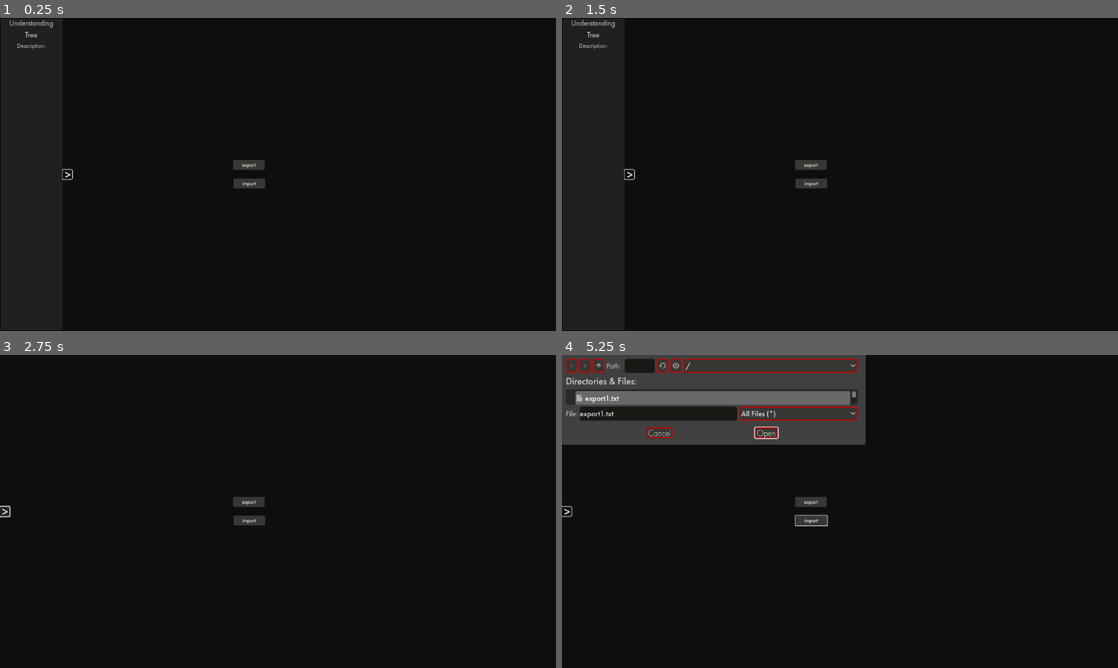
Above: before the commit, frames 1-4 (two rows, left to right).
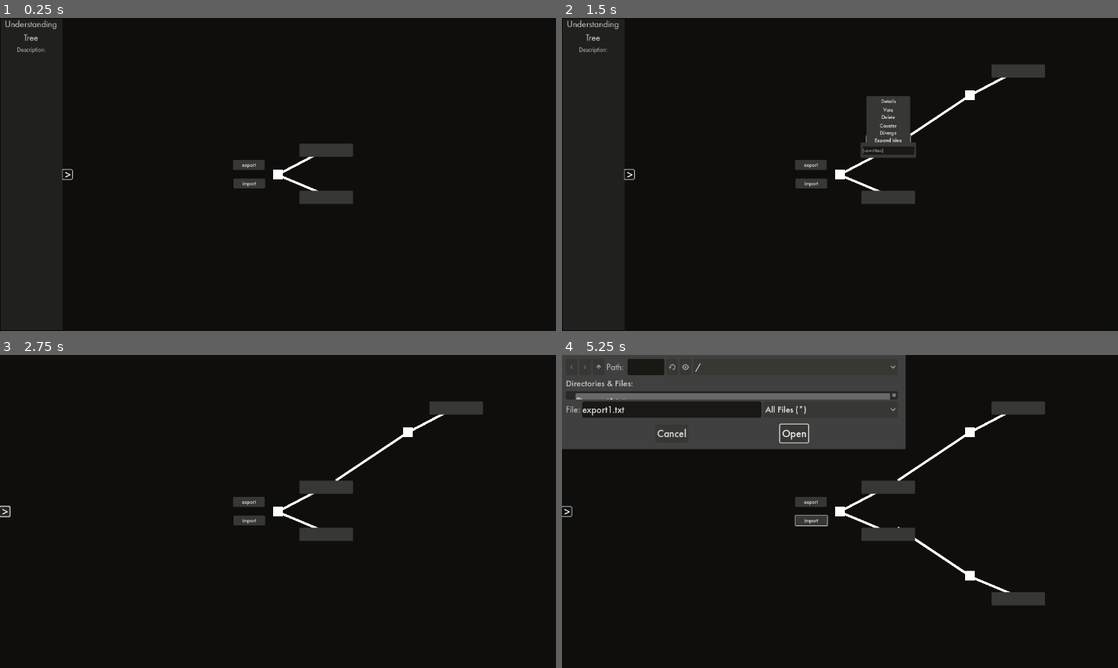
Above: after the commit, the same moments.

Repository: eqgy/understandingtree
Game: Godot game, scene res://understanding tree.tscn
The game is run twice, just before and just after one commit, with the same random seed, the same clock (stepped at 60 frames per second) and the same inputs.
Inputs (mouse positions are in pixels of both pictures, inside the frame that each line leads up to):
- Up to frame 1 (0.25 s): no input
- Up to frame 2 (1.5 s): click (890, 149) at 0.52 s; click (890, 140) at 1.25 s, where only the run after the commit has a clickable "Expand Idea"
- Up to frame 3 (2.75 s): click (66, 511) at 2 s
- Up to frame 4 (5.25 s): click (890, 533) at 2.77 s; click (890, 545) at 3.5 s, where only the run after the commit has a clickable "Expand"; click "export" at 4.25 s; click "import" at 5 s

The runs differ from the first frame. In frame 1, 1.2% of the frame differs, in the area x 1-64%, y 0-60%; in frame 2, 2.8%; in frame 3, 1.6%; in frame 4, 8.6%, in the area x 0-87%, y 0-80%.
Error before the commit: Invalid type in function 'store_string' in base 'FileAccess'. Cannot convert argument 1 from Nil to String. (res://tree)

Commit message:
Revert "Merge branch 'master' of https://github.com/eqgy/understandingtree"
This reverts commit 0db6e553e376c19a9f657738924a7b3cf406c12a, reversing
changes made to 71a826d378a6d7bf4bc246b4cfc5531e2ac457ac.

Diff:
--- a/application iterations/iteration 1/a node.tscn
+++ b/application iterations/iteration 1/a node.tscn
@@ -1,11 +1,10 @@
-[gd_scene load_steps=14 format=3 uid="uid://biijdxa5vbai2"]
+[gd_scene load_steps=15 format=3 uid="uid://biijdxa5vbai2"]
 
 [ext_resource type="Script" path="res://a_node.gd" id="1_lkhld"]
 [ext_resource type="Theme" uid="uid://bosbvfdtv48xf" path="res://node theme.tres" id="1_ssop8"]
 [ext_resource type="Script" path="res://leaf.gd" id="2_g56ri"]
-[ext_resource type="Theme" uid="uid://cds065iq12qql" path="res://solution_theme.tres" id="2_kicbh"]
+[ext_resource type="Script" path="res://label.gd" id="4_jeh8l"]
 [ext_resource type="Script" path="res://add_branch_button.gd" id="4_pq1f4"]
-[ext_resource type="Theme" uid="uid://bs0cajhbjb6g7" path="res://problem_theme.tres" id="4_xkqwe"]
 [ext_resource type="Script" path="res://delete.gd" id="5_iskqk"]
 [ext_resource type="Script" path="res://line_edit_details.gd" id="5_mb0gu"]
 [ext_resource type="Script" path="res://line_edit.gd" id="6_3ocxf"]
@@ -50,7 +49,7 @@
 grow_vertical = 2
 size_flags_horizontal = 4
 size_flags_vertical = 4
-theme = ExtResource("2_kicbh")
+theme = ExtResource("1_ssop8")
 toggle_mode = true
 script = ExtResource("2_g56ri")
 metadata/_edit_use_anchors_ = true
@@ -107,7 +106,6 @@
 offset_top = -129.0
 offset_right = 202.0
 offset_bottom = -89.0
-theme = ExtResource("1_ssop8")
 text = "Delete"
 script = ExtResource("5_iskqk")
 
@@ -118,9 +116,16 @@
 offset_top = -159.0
 offset_right = 202.0
 offset_bottom = -119.0
-theme = ExtResource("1_ssop8")
 text = "Vote"
 script = ExtResource("5_iskqk")
+
+[node name="Slider" parent="solution" instance=ExtResource("6_pnrlj")]
+visible = false
+layout_mode = 0
+offset_left = -84.0
+offset_top = -270.0
+offset_right = 18.0
+offset_bottom = -170.0
 
 [node name="LineEdit" type="LineEdit" parent="solution"]
 visible = false
@@ -135,13 +140,44 @@
 drag_and_drop_selection_enabled = false
 script = ExtResource("6_3ocxf")
 
-[node name="Slider" parent="solution" instance=ExtResource("6_pnrlj")]
-visible = false
-layout_mode = 0
-offset_left = -129.0
-offset_top = -29.0
-offset_right = -27.0
-offset_bottom = 71.0
+[node name="Details" type="Button" parent="solution"]
+visible = false
+layout_mode = 0
+offset_left = 21.0
+offset_top = -197.0
+offset_right = 202.0
+offset_bottom = -152.0
+text = "Details"
+script = ExtResource("8_6qqdu")
+
+[node name="Label" type="Label" parent="solution"]
+visible = false
+z_index = 4
+layout_mode = 0
+offset_left = -201.0
+offset_top = -208.0
+offset_right = -37.0
+offset_bottom = -2.0
+script = ExtResource("4_jeh8l")
+
+[node name="LineEdit_details" type="LineEdit" parent="solution/Label"]
+visible = false
+z_index = 4
+offset_left = -2.0
+offset_top = -2.0
+offset_right = 164.0
+offset_bottom = 204.0
+placeholder_text = "(unwritten)"
+script = ExtResource("5_mb0gu")
+
+[node name="ColorRect" type="ColorRect" parent="solution/Label"]
+z_index = 3
+layout_mode = 0
+offset_left = -1.0
+offset_top = -1.0
+offset_right = 162.0
+offset_bottom = 203.0
+color = Color(0.212305, 0.212305, 0.212305, 1)
 
 [node name="problem" type="Button" parent="."]
 z_index = 2
@@ -159,7 +195,7 @@
 grow_vertical = 2
 size_flags_horizontal = 4
 size_flags_vertical = 4
-theme = ExtResource("4_xkqwe")
+theme = ExtResource("1_ssop8")
 toggle_mode = true
 script = ExtResource("2_g56ri")
 metadata/_edit_use_anchors_ = true
@@ -240,7 +276,6 @@
 offset_top = 147.0
 offset_right = 199.0
 offset_bottom = 187.0
-theme = ExtResource("1_ssop8")
 text = "Delete
 "
 script = ExtResource("5_iskqk")
@@ -252,10 +287,17 @@
 offset_top = 177.0
 offset_right = 199.0
 offset_bottom = 217.0
-theme = ExtResource("1_ssop8")
 text = "Vote
 "
 script = ExtResource("5_iskqk")
+
+[node name="Slider" parent="problem" instance=ExtResource("6_pnrlj")]
+visible = false
+layout_mode = 0
+offset_left = -92.0
+offset_top = 244.0
+offset_right = 10.0
+offset_bottom = 344.0
 
 [node name="LineEdit" type="LineEdit" parent="problem"]
 visible = false
@@ -270,13 +312,15 @@
 drag_and_drop_selection_enabled = false
 script = ExtResource("6_3ocxf")
 
-[node name="Slider" parent="problem" instance=ExtResource("6_pnrlj")]
-visible = false
-layout_mode = 0
-offset_left = -130.0
-offset_top = -23.0
-offset_right = -28.0
-offset_bottom = 77.0
+[node name="Details" type="Button" parent="problem"]
+visible = false
+offset_left = 18.0
+offset_top = 213.0
+offset_right = 199.0
+offset_bottom = 258.0
+text = "Details
+"
+script = ExtResource("8_6qqdu")
 
 [node name="ColorRect" type="ColorRect" parent="."]
 anchors_preset = 8
--- a/application iterations/iteration 1/export prompt.tscn
+++ b/application iterations/iteration 1/export prompt.tscn
@@ -1,6 +1,6 @@
 [gd_scene load_steps=2 format=3 uid="uid://neem1u8tbw7y"]
 
-[ext_resource type="Theme" uid="uid://bs0cajhbjb6g7" path="res://problem_theme.tres" id="1_5qf17"]
+[ext_resource type="Theme" uid="uid://bosbvfdtv48xf" path="res://node theme.tres" id="1_2fger"]
 
 [node name="ExportPrompt" type="Node2D"]
 
@@ -17,7 +17,7 @@
 offset_bottom = 112.0
 grow_horizontal = 2
 grow_vertical = 2
-theme = ExtResource("1_5qf17")
+theme = ExtResource("1_2fger")
 
 [node name="LineEdit" type="LineEdit" parent="ColorRect"]
 layout_mode = 1
@@ -32,7 +32,7 @@
 offset_bottom = 15.5
 grow_horizontal = 2
 grow_vertical = 2
-theme = ExtResource("1_5qf17")
+theme = ExtResource("1_2fger")
 placeholder_text = "name of file"
 alignment = 1
 
@@ -49,7 +49,7 @@
 offset_bottom = -25.0
 grow_horizontal = 2
 grow_vertical = 2
-theme = ExtResource("1_5qf17")
+theme = ExtResource("1_2fger")
 theme_override_font_sizes/font_size = 24
 text = "export as?"
 horizontal_alignment = 1
@@ -60,5 +60,5 @@
 offset_top = 180.0
 offset_right = 407.5
 offset_bottom = 211.0
-theme = ExtResource("1_5qf17")
+theme = ExtResource("1_2fger")
 text = "okay"
--- a/application iterations/iteration 1/problem_theme.tres
+++ /dev/null
@@ -1,86 +0,0 @@
-[gd_resource type="Theme" load_steps=9 format=3 uid="uid://bs0cajhbjb6g7"]
-
-[ext_resource type="FontFile" uid="uid://d3ftebbowlidb" path="res://Futura Light.ttf" id="1_x2dgw"]
-[ext_resource type="FontFile" uid="uid://pysn54ei55sn" path="res://futura-pt-cufonfonts/FuturaCyrillicBook.ttf" id="2_3voul"]
-[ext_resource type="FontFile" uid="uid://c140ss75l0y8h" path="res://futura-pt-cufonfonts/FuturaCyrillicMedium.ttf" id="3_i0ak2"]
-
-[sub_resource type="StyleBoxFlat" id="StyleBoxFlat_olyi6"]
-bg_color = Color(0.215686, 0.215686, 0.203922, 1)
-border_width_left = 2
-border_width_top = 2
-border_width_right = 2
-border_width_bottom = 2
-border_color = Color(0.796078, 0, 0, 1)
-corner_radius_top_left = 4
-corner_radius_top_right = 4
-corner_radius_bottom_right = 4
-corner_radius_bottom_left = 4
-expand_margin_left = 4.0
-expand_margin_top = 4.0
-expand_margin_right = 4.0
-expand_margin_bottom = 4.0
-
-[sub_resource type="StyleBoxFlat" id="StyleBoxFlat_g4ers"]
-content_margin_left = 4.0
-content_margin_top = 4.0
-content_margin_right = 4.0
-content_margin_bottom = 4.0
-bg_color = Color(0.217201, 0.215881, 0.204473, 1)
-border_width_left = 2
-border_width_top = 2
-border_width_right = 2
-border_width_bottom = 2
-border_color = Color(0.794399, 3.22476e-06, 9.62615e-07, 1)
-corner_radius_top_left = 4
-corner_radius_top_right = 4
-corner_radius_bottom_right = 4
-corner_radius_bottom_left = 4
-
-[sub_resource type="StyleBoxFlat" id="StyleBoxFlat_xbbqy"]
-bg_color = Color(0.215686, 0.215686, 0.203922, 1)
-border_width_left = 2
-border_width_top = 2
-border_width_right = 2
-border_width_bottom = 2
-border_color = Color(0.796078, 0, 0, 1)
-corner_radius_top_left = 4
-corner_radius_top_right = 4
-corner_radius_bottom_right = 4
-corner_radius_bottom_left = 4
-expand_margin_left = 4.0
-expand_margin_top = 4.0
-expand_margin_right = 4.0
-expand_margin_bottom = 4.0
-
-[sub_resource type="StyleBoxFlat" id="StyleBoxFlat_xji1o"]
-bg_color = Color(0.10259, 0.0952795, 0.0840824, 1)
-corner_radius_top_left = 4
-corner_radius_top_right = 4
-corner_radius_bottom_right = 4
-corner_radius_bottom_left = 4
-
-[sub_resource type="StyleBoxFlat" id="StyleBoxFlat_b1ny6"]
-bg_color = Color(0.0613635, 0.0555308, 0.0467816, 1)
-border_width_left = 1
-border_width_top = 1
-border_width_right = 1
-border_width_bottom = 1
-border_color = Color(0, 0, 0, 1)
-corner_radius_top_left = 4
-corner_radius_top_right = 4
-corner_radius_bottom_right = 4
-corner_radius_bottom_left = 4
-
-[resource]
-default_font = ExtResource("3_i0ak2")
-Button/font_sizes/font_size = 16
-Button/fonts/font = ExtResource("1_x2dgw")
-Button/styles/hover = SubResource("StyleBoxFlat_olyi6")
-Button/styles/normal = SubResource("StyleBoxFlat_g4ers")
-Button/styles/pressed = SubResource("StyleBoxFlat_xbbqy")
-Label/colors/font_color = Color(0.791999, 0.791999, 0.791999, 1)
-Label/fonts/font = ExtResource("2_3voul")
-LineEdit/font_sizes/font_size = 16
-LineEdit/fonts/font = ExtResource("3_i0ak2")
-LineEdit/styles/normal = SubResource("StyleBoxFlat_xji1o")
-Panel/styles/panel = SubResource("StyleBoxFlat_b1ny6")
--- a/application iterations/iteration 1/sidebar.tscn
+++ b/application iterations/iteration 1/sidebar.tscn
@@ -1,7 +1,7 @@
 [gd_scene load_steps=6 format=3 uid="uid://c1rbava0y5b7y"]
 
 [ext_resource type="Script" path="res://sidebar.gd" id="1_bebx6"]
-[ext_resource type="Theme" uid="uid://bs0cajhbjb6g7" path="res://problem_theme.tres" id="2_j0nxx"]
+[ext_resource type="Theme" uid="uid://bosbvfdtv48xf" path="res://node theme.tres" id="1_unxxk"]
 
 [sub_resource type="StyleBoxEmpty" id="StyleBoxEmpty_bj12d"]
 
@@ -57,14 +57,14 @@
 
 [node name="Label" type="Label" parent="MarginContainer/HBoxContainer/VBoxContainer"]
 layout_mode = 2
-theme = ExtResource("2_j0nxx")
+theme = ExtResource("1_unxxk")
 text = "Understanding
 Tree"
 horizontal_alignment = 1
 
 [node name="Label2" type="Label" parent="MarginContainer/HBoxContainer/VBoxContainer"]
 layout_mode = 2
-theme = ExtResource("2_j0nxx")
+theme = ExtResource("1_unxxk")
 theme_override_font_sizes/font_size = 13
 text = "Description:
 "
@@ -91,7 +91,7 @@
 
 [node name="Button" type="Button" parent="MarginContainer/HBoxContainer/VBoxContainer/Buttons"]
 layout_mode = 2
-theme = ExtResource("2_j0nxx")
+theme = ExtResource("1_unxxk")
 theme_override_font_sizes/font_size = 16
 text = "ai suggestions"
 
--- a/application iterations/iteration 1/solution_theme.tres
+++ /dev/null
@@ -1,86 +0,0 @@
-[gd_resource type="Theme" load_steps=9 format=3 uid="uid://cds065iq12qql"]
-
-[ext_resource type="FontFile" uid="uid://d3ftebbowlidb" path="res://Futura Light.ttf" id="1_xlqxx"]
-[ext_resource type="FontFile" uid="uid://pysn54ei55sn" path="res://futura-pt-cufonfonts/FuturaCyrillicBook.ttf" id="2_ski2m"]
-[ext_resource type="FontFile" uid="uid://c140ss75l0y8h" path="res://futura-pt-cufonfonts/FuturaCyrillicMedium.ttf" id="3_nngfc"]
-
-[sub_resource type="StyleBoxFlat" id="StyleBoxFlat_olyi6"]
-bg_color = Color(0.215686, 0.215686, 0.203922, 1)
-border_width_left = 2
-border_width_top = 2
-border_width_right = 2
-border_width_bottom = 2
-border_color = Color(0, 1, 0.337255, 1)
-corner_radius_top_left = 4
-corner_radius_top_right = 4
-corner_radius_bottom_right = 4
-corner_radius_bottom_left = 4
-expand_margin_left = 4.0
-expand_margin_top = 4.0
-expand_margin_right = 4.0
-expand_margin_bottom = 4.0
-
-[sub_resource type="StyleBoxFlat" id="StyleBoxFlat_g4ers"]
-content_margin_left = 4.0
-content_margin_top = 4.0
-content_margin_right = 4.0
-content_margin_bottom = 4.0
-bg_color = Color(0.217201, 0.215881, 0.204473, 1)
-border_width_left = 2
-border_width_top = 2
-border_width_right = 2
-border_width_bottom = 2
-border_color = Color(0, 1, 0.337255, 1)
-corner_radius_top_left = 4
-corner_radius_top_right = 4
-corner_radius_bottom_right = 4
-corner_radius_bottom_left = 4
-
-[sub_resource type="StyleBoxFlat" id="StyleBoxFlat_xbbqy"]
-bg_color = Color(0.215686, 0.215686, 0.203922, 1)
-border_width_left = 2
-border_width_top = 2
-border_width_right = 2
-border_width_bottom = 2
-border_color = Color(0, 1, 0.337255, 1)
-corner_radius_top_left = 4
-corner_radius_top_right = 4
-corner_radius_bottom_right = 4
-corner_radius_bottom_left = 4
-expand_margin_left = 4.0
-expand_margin_top = 4.0
-expand_margin_right = 4.0
-expand_margin_bottom = 4.0
-
-[sub_resource type="StyleBoxFlat" id="StyleBoxFlat_xji1o"]
-bg_color = Color(0.10259, 0.0952795, 0.0840824, 1)
-corner_radius_top_left = 4
-corner_radius_top_right = 4
-corner_radius_bottom_right = 4
-corner_radius_bottom_left = 4
-
-[sub_resource type="StyleBoxFlat" id="StyleBoxFlat_b1ny6"]
-bg_color = Color(0.0613635, 0.0555308, 0.0467816, 1)
-border_width_left = 1
-border_width_top = 1
-border_width_right = 1
-border_width_bottom = 1
-border_color = Color(0, 0, 0, 1)
-corner_radius_top_left = 4
-corner_radius_top_right = 4
-corner_radius_bottom_right = 4
-corner_radius_bottom_left = 4
-
-[resource]
-default_font = ExtResource("3_nngfc")
-Button/font_sizes/font_size = 16
-Button/fonts/font = ExtResource("1_xlqxx")
-Button/styles/hover = SubResource("StyleBoxFlat_olyi6")
-Button/styles/normal = SubResource("StyleBoxFlat_g4ers")
-Button/styles/pressed = SubResource("StyleBoxFlat_xbbqy")
-Label/colors/font_color = Color(0.791999, 0.791999, 0.791999, 1)
-Label/fonts/font = ExtResource("2_ski2m")
-LineEdit/font_sizes/font_size = 16
-LineEdit/fonts/font = ExtResource("3_nngfc")
-LineEdit/styles/normal = SubResource("StyleBoxFlat_xji1o")
-Panel/styles/panel = SubResource("StyleBoxFlat_b1ny6")
--- a/application iterations/iteration 1/understanding tree.tscn
+++ b/application iterations/iteration 1/understanding tree.tscn
@@ -1,7 +1,6 @@
-[gd_scene load_steps=8 format=3 uid="uid://b1406qdf4gdrf"]
+[gd_scene load_steps=7 format=3 uid="uid://b1406qdf4gdrf"]
 
 [ext_resource type="Script" path="res://camera_2d.gd" id="1_8jth8"]
-[ext_resource type="Theme" uid="uid://bs0cajhbjb6g7" path="res://problem_theme.tres" id="1_n1wf8"]
 [ext_resource type="PackedScene" uid="uid://biijdxa5vbai2" path="res://a node.tscn" id="2_7kbvo"]
 [ext_resource type="Script" path="res://tree functions.gd" id="2_eq62t"]
 [ext_resource type="Theme" uid="uid://bosbvfdtv48xf" path="res://node theme.tres" id="2_jsh6r"]
@@ -16,7 +15,7 @@
 [node name="FileDialog" type="FileDialog" parent="CanvasLayer"]
 title = "Open a File"
 size = Vector2i(322, 180)
-theme = ExtResource("1_n1wf8")
+theme = ExtResource("2_jsh6r")
 ok_button_text = "Open"
 file_mode = 0
 access = 2
@@ -42,7 +41,7 @@
 offset_right = -8012.0
 offset_bottom = -1604.0
 scale = Vector2(6.53643, 2.95543)
-theme = ExtResource("1_n1wf8")
+theme = ExtResource("2_jsh6r")
 metadata/_edit_lock_ = true
 
 [node name="THE UNDERSTANDING TREE" type="Node2D" parent="."]
